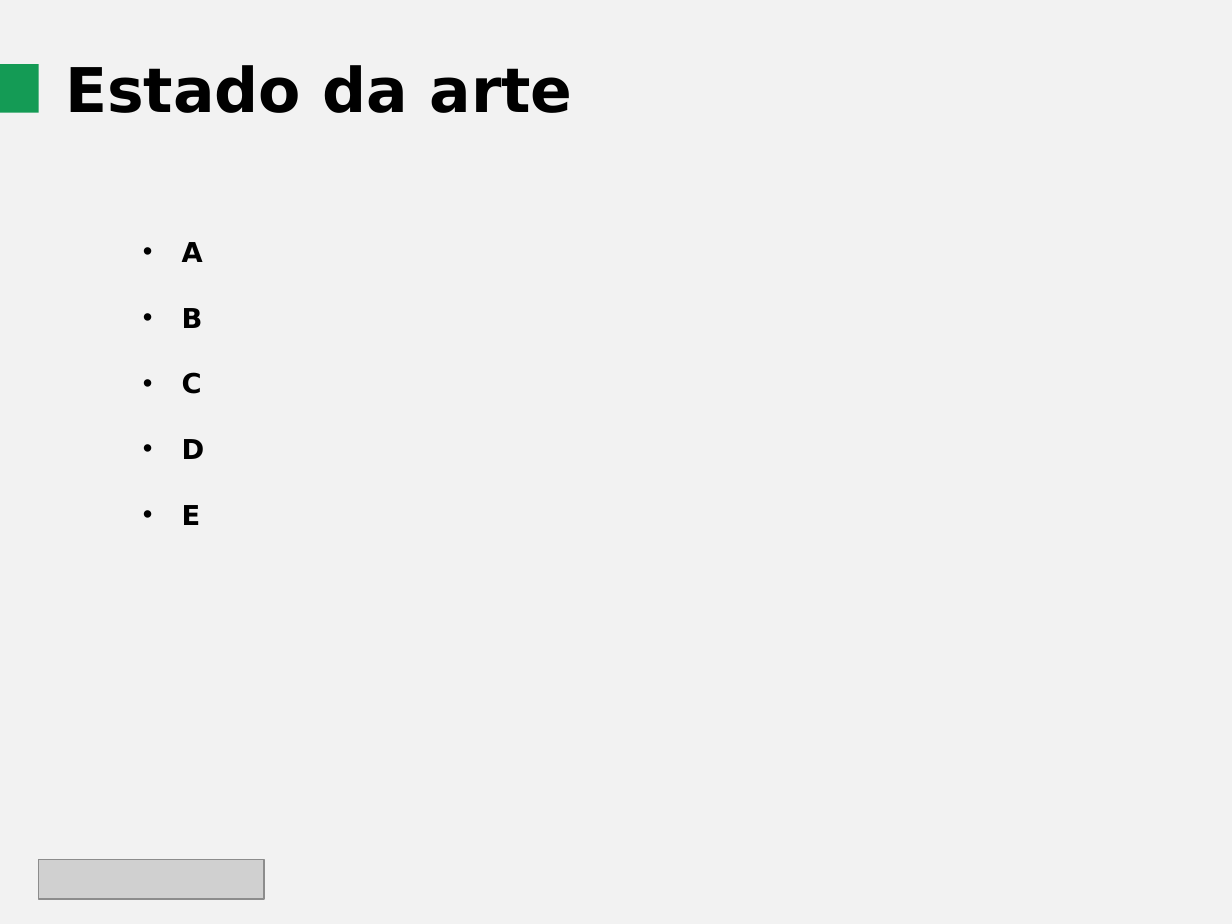
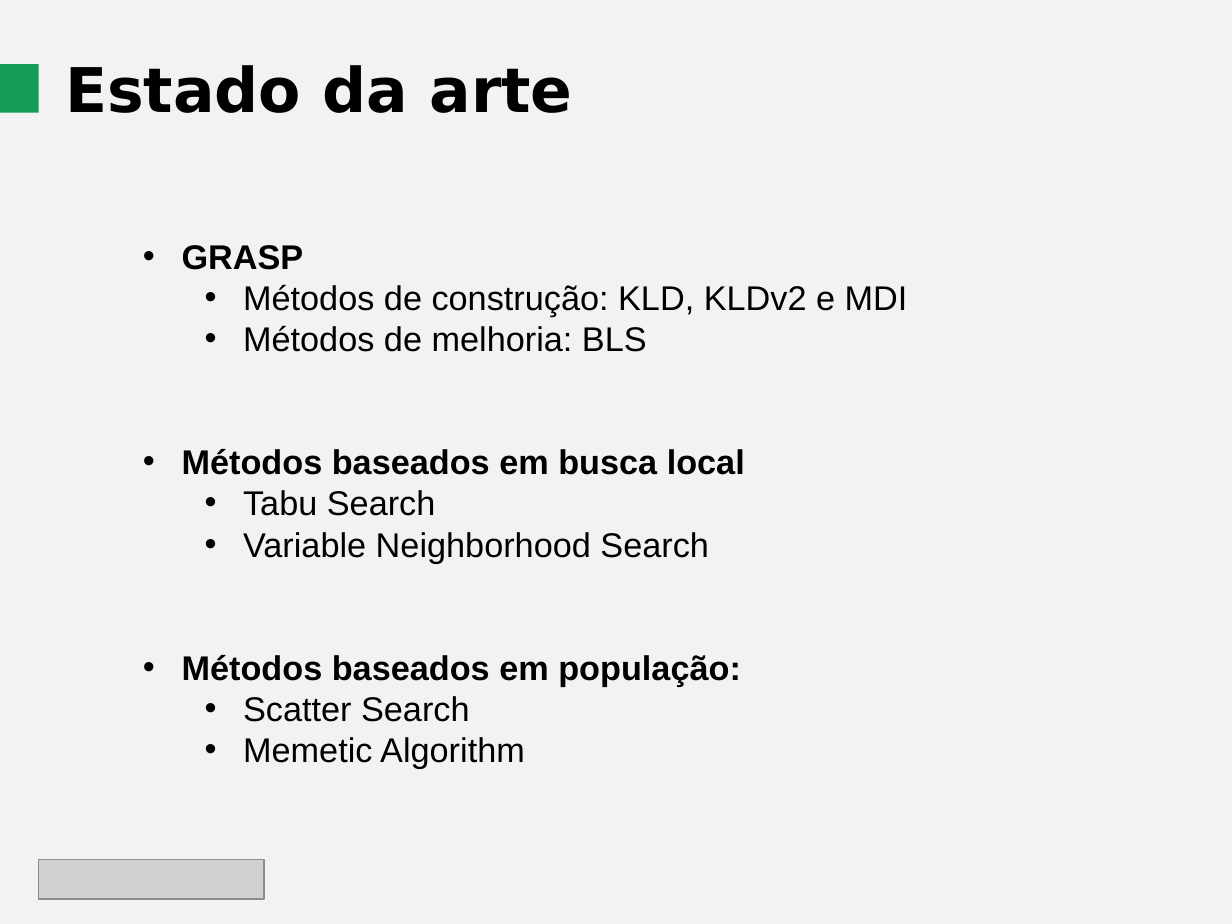
Before and after one commit to vensller/Maximum-Diversity-Problem, a slide deck: slide 10 of Guia e Tarefas/Apresentação Primeira Entrega.pptx. Drawn at 1232x924 pixels with LibreOffice and Linux fonts; fonts in the diff are those of the drawing; grey boxes stand for pictures. Boxes give left, top, right and bottom in pixels: in the first picture for what was removed or moved away, otherwise in the second. Text is boxed around its words. In the diff, an @@ line names an element or a change of style, - is before the commit and + after.

Commit message:
alteração da apresentação

```diff
--- a/Guia e Tarefas/Apresentação Primeira Entrega.pptx
+++ b/Guia e Tarefas/Apresentação Primeira Entrega.pptx
@@ text at (182,245,908,768): text changed; size 16 to 20 pt; font DejaVu Sans to Arial; bold off @@
-• A
-• B
-• C
-• D
-• E
+• GRASP
+  • Métodos de construção: KLD, KLDv2 e MDI
+  • Métodos de melhoria: BLS
+• Métodos baseados em busca local
+  • Tabu Search
+  • Variable Neighborhood Search
+• Métodos baseados em população:
+  • Scatter Search
+  • Memetic Algorithm
```
